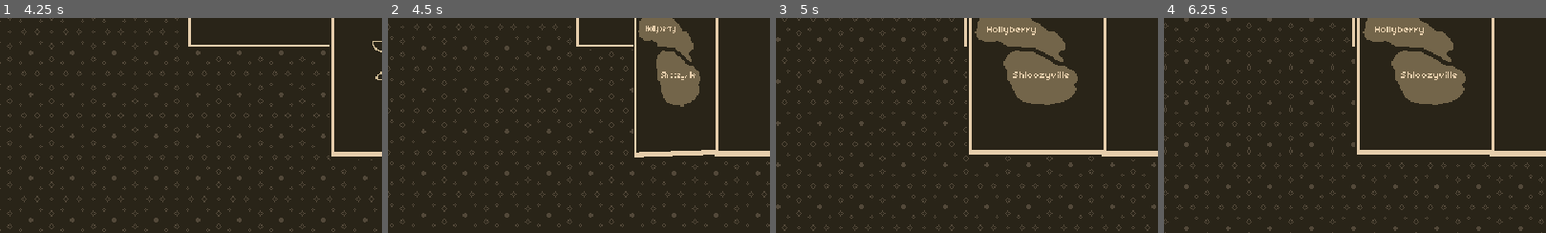
Above: before the commit, frames 1-4 (left to right).
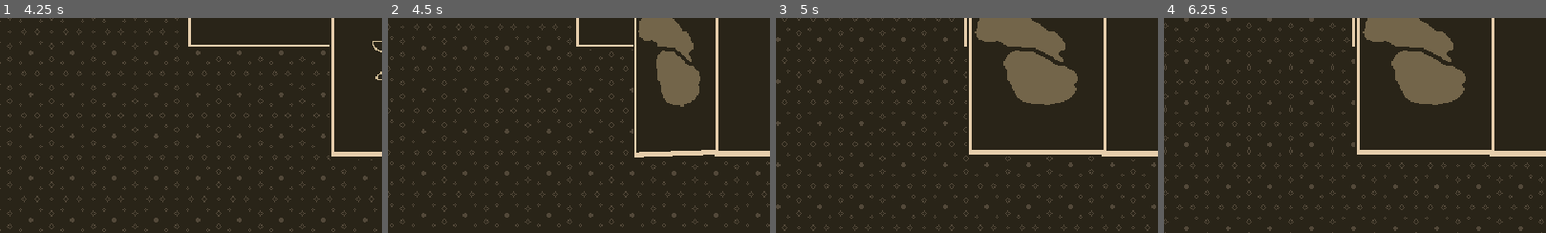
Above: after the commit, the same moments.

Repository: AdamRusv/poison-game
Game: Godot game, scene res://1_Scenes/0_Screens/title.tscn
The game is run twice, just before and just after one commit, with the same random seed, the same clock (stepped at 60 frames per second) and the same inputs. Sound files missing from this copy of the repository are replaced by a short silence.
Inputs (mouse positions are % of the whole screen's width and height, from its top left):
- Up to frame 1 (4.25 s): click (50, 62) at 0.5 s; click (50, 62) at 1.25 s; click (50, 62) at 2 s; click (90, 78) at 2.75 s; click (17, 90) at 3.5 s
- Up to frame 2 (4.5 s): click (99, 55) at 4.25 s
- Up to frame 3 (5 s): no input
- Up to frame 4 (6.25 s): click (63, 55) at 5 s; click (99, 55) at 5.75 s
The pictures show only the part of the screen within x 38-88%, y 44-94%; the shares and areas given below are measured in that part.

Frame 1 is identical in both runs. In frame 2, 0.2% of the frame differs, in the area x 67-81%, y 3-29%; in frame 3, 0.3%, in the area x 55-77%, y 4-29%; in frame 4, 0.3%.

Commit message:
added Schloozyville (for testing no real info added)

Diff:
--- a/1_Scenes/1_Objects/atlas.tscn
+++ b/1_Scenes/1_Objects/atlas.tscn
@@ -438,6 +438,19 @@
 texture_hover = SubResource("AtlasTexture_6j7dn")
 texture_click_mask = ExtResource("13_fs7e8")
 
+[node name="Title Label" type="RichTextLabel" parent="Drag Button/Map Holder/Hollyberry" unique_id=229802324]
+layout_mode = 0
+offset_left = 19.0
+offset_top = 49.0
+offset_right = 61.0
+offset_bottom = 57.0
+mouse_filter = 2
+theme = ExtResource("4_28i0q")
+bbcode_enabled = true
+text = "Hollyberry"
+fit_content = true
+scroll_active = false
+
 [node name="Schloozyville" type="TextureButton" parent="Drag Button/Map Holder" unique_id=1799862331]
 layout_mode = 0
 offset_right = 40.0
@@ -448,7 +461,22 @@
 texture_hover = SubResource("AtlasTexture_b2elf")
 texture_click_mask = ExtResource("15_icpc4")
 
+[node name="Title Label" type="RichTextLabel" parent="Drag Button/Map Holder/Schloozyville" unique_id=660859124]
+layout_mode = 0
+offset_left = 41.0
+offset_top = 87.0
+offset_right = 89.0
+offset_bottom = 95.0
+mouse_filter = 2
+theme = ExtResource("4_28i0q")
+bbcode_enabled = true
+text = "Shloozyville"
+fit_content = true
+scroll_active = false
+
 [node name="TextureRect" type="TextureRect" parent="Drag Button/Map Holder" unique_id=211669331]
+visible = false
+modulate = Color(1, 0, 1, 0.44313726)
 layout_mode = 0
 offset_right = 40.0
 offset_bottom = 40.0
--- a/2_Scripts/2_Independent/atlas book.gd
+++ b/2_Scripts/2_Independent/atlas book.gd
@@ -164,16 +164,16 @@
 
 func _initialize_pages():
 	pageTitles[0].text = countryInfo.countryTitle
-	pageInfos[0].text = countryInfo.funInfo
+	pageInfos[0].text = bbcodeManager._highlight(countryInfo.funInfo)
 
 	pageTitles[1].text = countryInfo.pages[0].title
-	pageInfos[1].text = countryInfo.pages[0].info
+	pageInfos[1].text = bbcodeManager._highlight(countryInfo.pages[0].info)
 
 	pageTitles[2].text = countryInfo.pages[1].title
-	pageInfos[2].text = countryInfo.pages[1].info
+	pageInfos[2].text = bbcodeManager._highlight(countryInfo.pages[1].info)
 
 	pageTitles[3].text = countryInfo.pages[2].title
-	pageInfos[3].text = countryInfo.pages[2].info
+	pageInfos[3].text = bbcodeManager._highlight(countryInfo.pages[2].info)
 
 func _update_pages():
 	pass
--- a/5_Resources/0_Papers/0_Levels/99_country infos/Hollyberry.tres
+++ b/5_Resources/0_Papers/0_Levels/99_country infos/Hollyberry.tres
@@ -33,7 +33,7 @@
 
 [sub_resource type="Resource" id="Resource_icpc4"]
 script = ExtResource("1_6vard")
-title = "Religion"
+title = "Religion:"
 info = "Daniel is such a fag"
 metadata/_custom_type_script = "uid://dn3cxe2u865qv"
 
--- /dev/null
+++ b/5_Resources/0_Papers/0_Levels/99_country infos/Schloozyville.tres
@@ -0,0 +1,40 @@
+[gd_resource type="Resource" script_class="CountryInfo" format=3 uid="uid://d2b0dmg4m2ch8"]
+
+[ext_resource type="Script" uid="uid://dn3cxe2u865qv" path="res://2_Scripts/3_Dependent/single page.gd" id="1_1s26u"]
+[ext_resource type="Script" uid="uid://gp81tvupt8kv" path="res://2_Scripts/3_Dependent/country info.gd" id="2_lnhvd"]
+
+[sub_resource type="Resource" id="Resource_1s26u"]
+script = ExtResource("1_1s26u")
+title = "Country Notes:"
+info = "Adam makes games (lie)
+
+Daniel has nice hair (lie)
+
+Alan is skinny (Truth)"
+metadata/_custom_type_script = "uid://dn3cxe2u865qv"
+
+[sub_resource type="Resource" id="Resource_lnhvd"]
+script = ExtResource("1_1s26u")
+title = "Race:"
+info = "Adam is white
+
+Adam is not black (lie)"
+metadata/_custom_type_script = "uid://dn3cxe2u865qv"
+
+[sub_resource type="Resource" id="Resource_eb6uv"]
+script = ExtResource("1_1s26u")
+title = "Status:"
+info = "Adam's parents are RIIIIIICH"
+metadata/_custom_type_script = "uid://dn3cxe2u865qv"
+
+[resource]
+script = ExtResource("2_lnhvd")
+pages = Array[ExtResource("1_1s26u")]([SubResource("Resource_1s26u"), SubResource("Resource_lnhvd"), SubResource("Resource_eb6uv")])
+countryTitle = "Schloozyville"
+funInfo = "Population: 1.13M
+
+Tier: 5
+
+Schloozyville has widely been regarded as the geopolitical equivalent of a shrug. Perched between two economic superpowers, Schloozyville is regularly forgotten about even by people living in it.
+"
+metadata/_custom_type_script = "uid://gp81tvupt8kv"
--- a/5_Resources/atlas holder.tres
+++ b/5_Resources/atlas holder.tres
@@ -3,8 +3,9 @@
 [ext_resource type="Script" uid="uid://gp81tvupt8kv" path="res://2_Scripts/3_Dependent/country info.gd" id="1_lmq1o"]
 [ext_resource type="Resource" uid="uid://dx3tug8vxti3k" path="res://5_Resources/0_Papers/0_Levels/99_country infos/Hollyberry.tres" id="2_fhw78"]
 [ext_resource type="Script" uid="uid://b27f4t7nco0r0" path="res://2_Scripts/3_Dependent/atlas holder.gd" id="2_qbf3x"]
+[ext_resource type="Resource" uid="uid://d2b0dmg4m2ch8" path="res://5_Resources/0_Papers/0_Levels/99_country infos/Schloozyville.tres" id="3_fhw78"]
 
 [resource]
 script = ExtResource("2_qbf3x")
-countryInfos = Array[ExtResource("1_lmq1o")]([ExtResource("2_fhw78")])
+countryInfos = Array[ExtResource("1_lmq1o")]([ExtResource("2_fhw78"), ExtResource("3_fhw78")])
 metadata/_custom_type_script = "uid://b27f4t7nco0r0"
Binary file changed: 0_Art/New_Art(Needs Sorting)/Map.png
